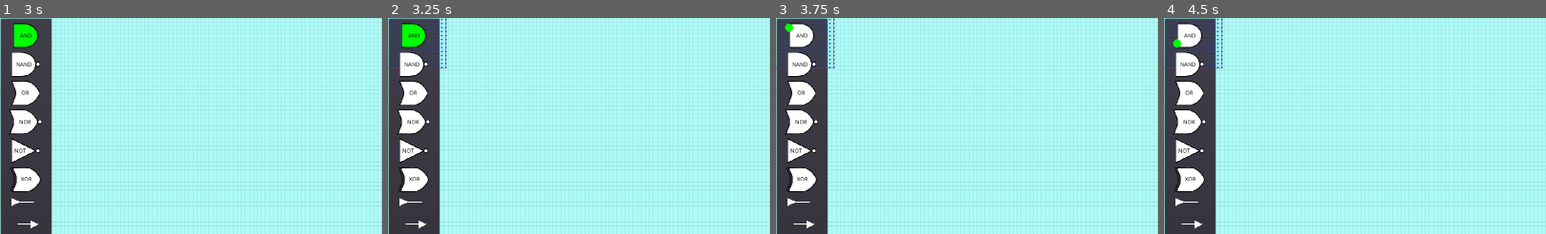
Above: before the commit, frames 1-4 (left to right).
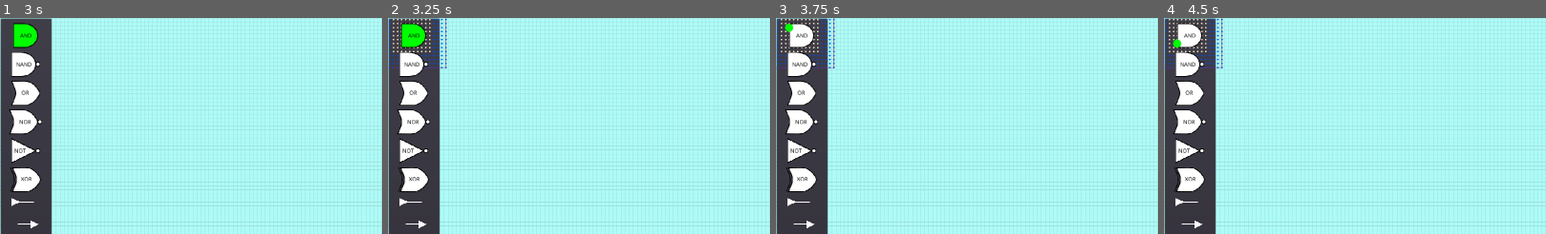
Above: after the commit, the same moments.

Repository: andrew-wilkes/digital-logic
Game: Godot game, scene res://Circuit.tscn
Same seed, same stepped clock (60 frames per second), same inputs: the game is played once before the commit and once after it. This scene is started directly instead of the project's main scene.
Inputs (mouse positions are % of the whole screen's width and height, from its top left):
- Up to frame 1 (3 s): tap Enter at 0.5, 2 s; move the mouse to (2, 2) at 0.52 s; click (2, 2) at 0.67 s; tap Space at 1.25, 2.75 s; move the mouse to (2, 6) at 1.27 s; click (2, 6) at 1.42 s; move the mouse to (5, 4) at 2.02 s; click (5, 4) at 2.17 s; move the mouse to (3, 4) at 2.77 s; click (3, 4) at 2.92 s
- Up to frame 2 (3.25 s): no input
- Up to frame 3 (3.75 s): tap Enter at 3.5 s; move the mouse to (2, 2) at 3.52 s; click (2, 2) at 3.67 s
- Up to frame 4 (4.5 s): tap Space at 4.25 s; move the mouse to (2, 6) at 4.27 s; click (2, 6) at 4.42 s
The pictures show only the part of the screen within x 0-50%, y 0-50%; the shares and areas given below are measured in that part.

Frame 1 is identical in both runs. In frame 2, 0.3% of the frame differs, in the area x 1-12%, y 0-16%; in frame 3, 0.3%; in frame 4, 0.3%.

Commit message:
Disable Astar points covered by parts

Diff:
--- a/game/Circuit.gd
+++ b/game/Circuit.gd
@@ -30,13 +30,14 @@
 	if astar.get_point_capacity() < num_points:
 		astar.reserve_space(num_points)
 	var i = 0
-	for x in region_size.x:
-		for y in region_size.y:
+	for y in region_size.y:
+		for x in region_size.x:
 			var pos = Vector2(x, y) * g.GRID_SIZE
 			astar.add_point(i, pos + min_point)
 			i += 1
 			if DEBUG:
 				show_point(pos)
+	add_islands()
 
 
 func show_region():
@@ -56,6 +57,22 @@
 	p.show()
 	p.position = pos
 	region.add_child(p)
+
+
+func add_islands():
+	for p in $Parts.get_children():
+		var ext = p.get_extents()
+		var p1 = get_cell_coor(ext.a)
+		var p2 = get_cell_coor(ext.b)
+		for y in range(p1.y, p2.y + 1):
+			for x in range(p1.x, p2.x + 1):
+				astar.set_point_disabled(x, y * region_size.x)
+				if DEBUG:
+					region.get_child(x + y * region_size.x).modulate = Color.bisque
+
+
+func get_cell_coor(pos):
+	return (pos - min_point) / g.GRID_SIZE
 
 
 func get_extents():
@@ -78,6 +95,7 @@
 
 
 func _on_Area2D_input_event(_viewport, event, _shape_idx):
+	# Note that this area defines where the part may be dropped so may define a margin around the viewport edge
 	if event is InputEventMouseMotion:
 		if part_moving:
 			part.position = (event.position / g.GRID_SIZE).round() * g.GRID_SIZE
--- a/game/Circuit.tscn
+++ b/game/Circuit.tscn
@@ -5,7 +5,7 @@
 [ext_resource path="res://assets/symbols.png" type="Texture" id=3]
 
 [sub_resource type="RectangleShape2D" id=1]
-extents = Vector2( 972, 580 )
+extents = Vector2( 833, 444 )
 
 [node name="Circuit" type="Node2D"]
 script = ExtResource( 2 )
@@ -18,8 +18,8 @@
 
 [node name="Area2D" type="Area2D" parent="."]
 
-[node name="CollisionShape2D" type="CollisionShape2D" parent="Area2D"]
-position = Vector2( 966.519, 575.848 )
+[node name="Shape" type="CollisionShape2D" parent="Area2D"]
+position = Vector2( 956, 531 )
 shape = SubResource( 1 )
 
 [node name="Dot" type="Sprite" parent="."]
Not shown, added: social/astar.png
